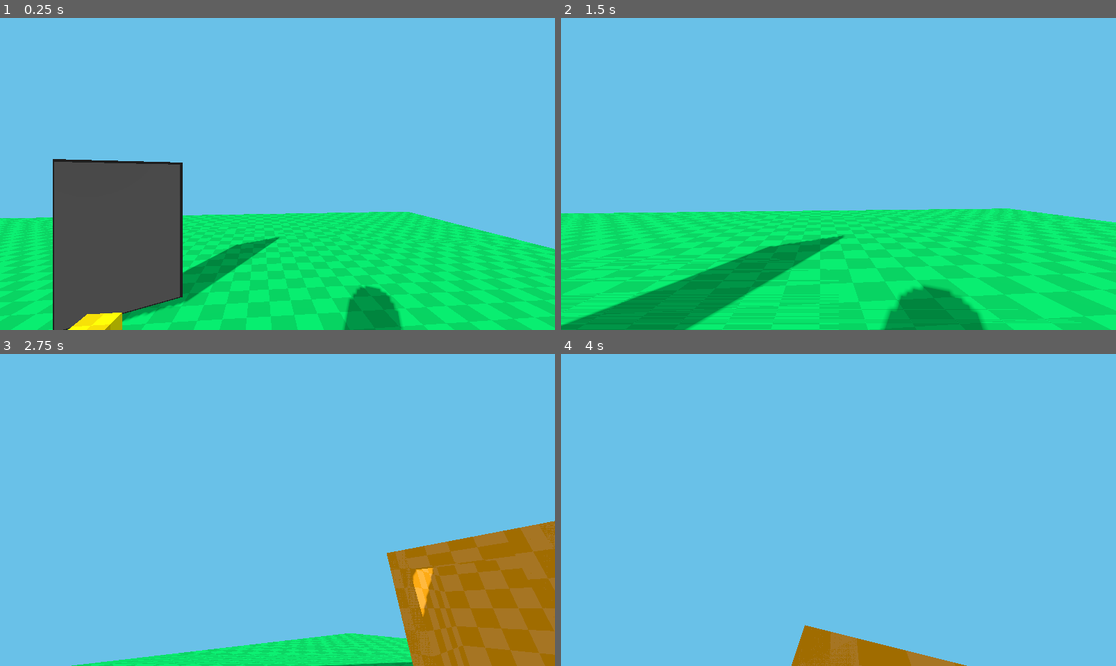
Above: before the commit, frames 1-4 (two rows, left to right).
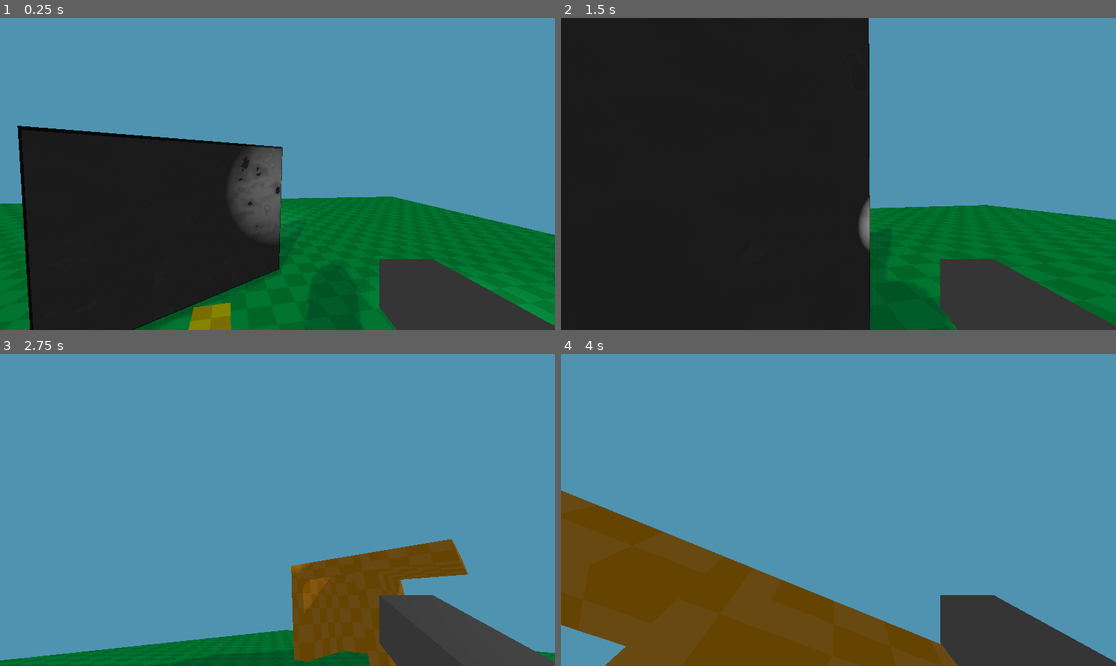
Above: after the commit, the same moments.

Repository: tripodsan/godot-mirror-test
Game: Godot game, scene res://world.tscn
The game is run twice, just before and just after one commit, with the same random seed, the same clock (stepped at 60 frames per second) and the same inputs.
Inputs (mouse positions are in pixels of both pictures, inside the frame that each line leads up to):
- Up to frame 1 (0.25 s): no input
- Up to frame 2 (1.5 s): tap Enter (capture) at 0.5, 1.35 s; move the mouse to (866, 174) at 0.52 s; hold W (move_forward) 0.53-1.28 s; hold Enter (capture) 0.53-1.28 s; tap Space (jump) at 0.77 s; move the mouse to (727, 189) at 1.27 s; hold S (move_backward) from 1.28 s (still down)
- Up to frame 3 (2.75 s): tap Space (jump) at 1.52 s; move the mouse to (288, 503) at 2.02 s; release S (move_backward) at 2.03 s; hold W (move_forward) from 2.03 s (still down); hold Enter (capture) from 2.03 s (still down)
- Up to frame 4 (4 s): keep holding W (move_forward); move the mouse to (810, 572) at 2.77 s; release Enter (capture) at 2.78 s; tap Enter (capture) at 2.85 s; click (810, 572) at 2.92 s; tap Space (jump) at 3.02, 3.77 s; move the mouse to (877, 513) at 3.52 s; hold Enter (capture) from 3.53 s (still down)

The runs differ from the first frame. In frame 1, 99% of the frame differs, in the area x 0-100%, y 0-100%; in frame 2, 100%; in frame 3, 100%; in frame 4, 100%.

Commit message:
adding light

Diff:
--- a/Mirror.gd
+++ b/Mirror.gd
@@ -8,6 +8,9 @@
 
 @export var tracking_camera:Camera3D
 
+@onready var fake_light: SpotLight3D = $light
+@export var light:SpotLight3D
+
 func _process(delta:float)->void:
   var default_cam:Camera3D = get_viewport().get_camera_3d()
 
@@ -17,16 +20,8 @@
   # set viewport to the size of the mirror face
   viewport.size = mirror_face.mesh.size * 400
 
-  # Set tint color
-  #mirror.get_active_material(0).set_shader_param("tint", MirrorColor)
-
-  # Set distortion texture
-  #mirror.get_active_material(0).set_shader_param("distort_tex", DistortionTexture)
-  # Set distortion strength
-  #mirror.get_active_material(0).set_shader_param("distort_strength", MirrorDistortion)
-
   # reflect the mirror camera to the opposite side of the mirror plane
-  var mirror_normal = mirror_face.global_transform.basis.z
+  var mirror_normal = mirror_face.global_basis.z
   var d = default_cam.global_position - mirror_face.global_position
   camera.global_position = mirror_face.global_position + d.bounce(mirror_normal)
 
@@ -34,12 +29,26 @@
   # we can't just use the mirrors normal, as it might be rotated.
   # so we look_at, using the up vector of the face
   var mirror_point = (camera.global_position + default_cam.global_position) / 2.0
-  camera.global_transform = camera.global_transform.looking_at(mirror_point, mirror_face.global_transform.basis.y)
+  camera.global_transform = camera.global_transform.looking_at(mirror_point, mirror_face.global_basis.y)
 
   # set the near clipping plane to the mirror face
   var near = camera.global_position.distance_to(mirror_point)
 
   # set the furstrum center to the center of the mirror
   var mirror_cam_local = camera.to_local(mirror_face.global_position)
-  var frostum_offset =  Vector2(mirror_cam_local.x, mirror_cam_local.y)
-  camera.set_frustum(mirror_face.mesh.size.y, frostum_offset, near, 10000)
+  var frustrum_offset =  Vector2(mirror_cam_local.x, mirror_cam_local.y)
+  camera.set_frustum(mirror_face.mesh.size.y, frustrum_offset, near, 10000)
+
+  # --------------- light
+  if fake_light and light:
+    # find intersection light/mirror
+    var p:Plane = Plane(mirror_normal, mirror_face.global_position)
+    var i = p.intersects_ray(light.global_position, -light.global_basis.z)
+    if i:
+      # reflect on mirror
+      d = light.global_position - i
+      var direction = d.bounce(mirror_normal)
+      fake_light.global_position = i + direction
+
+      # orient light to the reflected direction of the global light
+      fake_light.global_transform = fake_light.global_transform.looking_at(fake_light.global_position + direction, Vector3.UP, true)
--- a/world.tscn
+++ b/world.tscn
@@ -1,15 +1,27 @@
-[gd_scene load_steps=23 format=3 uid="uid://ga4brol6kes6"]
+[gd_scene load_steps=29 format=3 uid="uid://ga4brol6kes6"]
 
 [ext_resource type="Shader" uid="uid://dtq8vkrpvuqfj" path="res://gridmaterial.tres" id="1_78mpy"]
 [ext_resource type="PackedScene" uid="uid://doh0w0if3r85g" path="res://character.tscn" id="2_7bd7c"]
 [ext_resource type="Script" path="res://animation.gd" id="3_w4bpu"]
 [ext_resource type="Script" path="res://Mirror.gd" id="4_stm66"]
 
+[sub_resource type="StandardMaterial3D" id="StandardMaterial3D_7sq5l"]
+emission_enabled = true
+emission = Color(1, 1, 1, 1)
+emission_energy_multiplier = 1.7
+
+[sub_resource type="QuadMesh" id="QuadMesh_2c2u2"]
+material = SubResource("StandardMaterial3D_7sq5l")
+flip_faces = true
+size = Vector2(0.1, 0.1)
+
 [sub_resource type="Environment" id="Environment_g3bud"]
 background_mode = 1
 background_color = Color(0.411765, 0.756863, 0.909804, 1)
+background_energy_multiplier = 0.76
 ambient_light_source = 2
 ambient_light_color = Color(0.652179, 0.65218, 0.652179, 1)
+ambient_light_energy = 0.37
 
 [sub_resource type="ShaderMaterial" id="ShaderMaterial_vd2np"]
 render_priority = 0
@@ -94,15 +106,39 @@
 [sub_resource type="ViewportTexture" id="ViewportTexture_6nbby"]
 viewport_path = NodePath("Mirror/viewport")
 
+[sub_resource type="FastNoiseLite" id="FastNoiseLite_5cf4n"]
+noise_type = 2
+frequency = 0.0061
+
+[sub_resource type="NoiseTexture2D" id="NoiseTexture2D_yf7uh"]
+noise = SubResource("FastNoiseLite_5cf4n")
+
+[sub_resource type="FastNoiseLite" id="FastNoiseLite_y10he"]
+noise_type = 0
+seed = 2
+frequency = 0.0085
+
+[sub_resource type="NoiseTexture2D" id="NoiseTexture2D_hhcru"]
+noise = SubResource("FastNoiseLite_y10he")
+
 [sub_resource type="StandardMaterial3D" id="StandardMaterial3D_6pchx"]
 resource_local_to_scene = true
 albedo_texture = SubResource("ViewportTexture_6nbby")
+normal_enabled = true
+normal_texture = SubResource("NoiseTexture2D_hhcru")
+rim = 0.0
+rim_tint = 0.75
+clearcoat_roughness = 0.6
+heightmap_texture = SubResource("NoiseTexture2D_yf7uh")
+backlight = Color(0.705906, 0.656976, 0.154542, 1)
+disable_receive_shadows = true
+grow_amount = 0.703
 
 [sub_resource type="QuadMesh" id="QuadMesh_kfnvc"]
 resource_local_to_scene = true
 material = SubResource("StandardMaterial3D_6pchx")
 flip_faces = true
-size = Vector2(2, 3)
+size = Vector2(4, 3)
 
 [sub_resource type="StandardMaterial3D" id="StandardMaterial3D_xd770"]
 albedo_color = Color(0.142256, 0.142256, 0.142256, 1)
@@ -110,23 +146,39 @@
 [node name="World" type="Node3D"]
 
 [node name="character" parent="." instance=ExtResource("2_7bd7c")]
-transform = Transform3D(0.996372, -2.96942e-08, -0.0851038, 2.98023e-08, 1, 0, 0.0851038, -2.53626e-09, 0.996372, 3.27788, 2.82359, 0.275099)
+transform = Transform3D(0.974862, -0.0524351, -0.216551, 0.124483, 0.934255, 0.334174, 0.184791, -0.352731, 0.917296, 1.15345, 2.77877, -0.0579671)
 
 [node name="Camera3D" parent="character" index="2"]
 transform = Transform3D(1, -2.93099e-14, -2.98023e-08, 1.33227e-15, 1, -2.39808e-14, 2.98023e-08, -8.88178e-16, 1, 0, 1.5, 0)
 
-[node name="RayCast3D" type="RayCast3D" parent="character/Camera3D" index="0"]
+[node name="CSGBox3D" type="CSGBox3D" parent="character/Camera3D" index="0"]
+transform = Transform3D(1, -2.91434e-16, 0, -3.33067e-16, 1, -1.74083e-13, 0, 0, 1, 0.414, -0.350986, -0.333207)
+size = Vector3(0.171997, 0.153809, 0.642334)
+
+[node name="SpotLight3D" type="SpotLight3D" parent="character/Camera3D/CSGBox3D"]
+transform = Transform3D(0.996372, 2.98023e-08, 0.0851038, -2.96942e-08, 1, -2.53616e-09, -0.0851038, 4.16295e-14, 0.996372, -0.0366857, 1.09326e-09, -0.429506)
+light_energy = 2.981
+spot_range = 13.459
+spot_attenuation = 0.53
+spot_angle = 18.43
+
+[node name="RayCast3D" type="RayCast3D" parent="character/Camera3D/CSGBox3D/SpotLight3D"]
+transform = Transform3D(1, -2.09555e-15, 7.45058e-09, -3.19189e-16, 1, 2.22045e-16, 0, -2.22045e-16, 1, 0, 0, 0)
 target_position = Vector3(0, 0, -5)
 collide_with_bodies = false
 debug_shape_custom_color = Color(0.733333, 0, 0, 1)
 debug_shape_thickness = 5
 
+[node name="MeshInstance3D" type="MeshInstance3D" parent="character/Camera3D/CSGBox3D"]
+transform = Transform3D(1, 0, 0, 0, 1, 0, 0, 0, 1, 0, 0, -0.322488)
+mesh = SubResource("QuadMesh_2c2u2")
+
 [node name="WorldEnvironment" type="WorldEnvironment" parent="."]
 environment = SubResource("Environment_g3bud")
 
 [node name="DirectionalLight3D" type="DirectionalLight3D" parent="WorldEnvironment"]
 transform = Transform3D(0.866025, 0.25, -0.433013, 0, 0.866026, 0.5, 0.5, -0.433013, 0.75, -0.170104, 6.19642, 0.294629)
-light_energy = 0.25
+light_energy = 0.021
 shadow_enabled = true
 
 [node name="CSGBox3D10" type="CSGBox3D" parent="."]
@@ -309,9 +361,24 @@
 transform = Transform3D(1, -8.47033e-22, 2.98023e-08, 0, 1, 3.72529e-09, 0, 3.72529e-09, 1, 0, 0, 0)
 size = Vector3(3, 0.5, 3)
 
-[node name="Mirror" type="Node3D" parent="."]
+[node name="Mirror" type="Node3D" parent="." node_paths=PackedStringArray("light")]
 transform = Transform3D(0.897259, 0, 0.441506, 0, 1, 0, -0.441506, 0, 0.897259, 0.565858, 2.71178, -4.06714)
 script = ExtResource("4_stm66")
+light = NodePath("../character/Camera3D/CSGBox3D/SpotLight3D")
+
+[node name="light" type="SpotLight3D" parent="Mirror"]
+transform = Transform3D(-0.82581, 0.193747, -0.529622, 0, 0.939133, 0.343555, 0.563948, 0.283711, -0.775545, -0.361625, 0.932557, -3.13657)
+light_energy = 2.981
+spot_range = 13.459
+spot_attenuation = 0.53
+spot_angle = 18.43
+
+[node name="RayCast3D2" type="RayCast3D" parent="Mirror/light"]
+transform = Transform3D(1, 0, 8.9407e-08, 0, 1, 0, -8.9407e-08, 0, 1, 0, 0, 0)
+target_position = Vector3(0, 0, -5)
+collide_with_bodies = false
+debug_shape_custom_color = Color(0.733333, 0, 0, 1)
+debug_shape_thickness = 5
 
 [node name="mirror_face" type="MeshInstance3D" parent="Mirror"]
 transform = Transform3D(-1, 0, -1.50996e-07, 0, 1, 0, 1.50996e-07, 0, -1, 0, 0, 0)
@@ -321,24 +388,18 @@
 [node name="CSGBox3D" type="CSGBox3D" parent="Mirror/mirror_face"]
 transform = Transform3D(1, 0, 0, 0, 1, 0, 0, 0, 1, -0.0135775, 0, 0.101946)
 layers = 2
-size = Vector3(2.1, 3.1, 0.1)
+size = Vector3(4.1, 3.1, 0.1)
 material = SubResource("StandardMaterial3D_xd770")
 
 [node name="viewport" type="SubViewport" parent="Mirror"]
-size = Vector2i(800, 1200)
+size = Vector2i(1600, 1200)
 
 [node name="camera" type="Camera3D" parent="Mirror/viewport"]
-transform = Transform3D(-0.897258, 0, -0.441506, 0, 1, 0, 0.441506, 0, -0.897258, -1.21973, 4.32359, -8.86525)
+transform = Transform3D(-0.897258, 0, -0.441506, 0, 1, 0, 0.441506, 0, -0.897258, -1.88085, 4.18016, -6.59373)
 projection = 2
 size = 3.0
-frustum_offset = Vector2(0.516261, -1.61181)
-near = 5.09349
+frustum_offset = Vector2(-1.07982, -1.46838)
+near = 3.34723
 far = 10000.0
 
-[node name="RayCast3D2" type="RayCast3D" parent="Mirror/viewport/camera"]
-target_position = Vector3(0, 0, -5)
-collide_with_bodies = false
-debug_shape_custom_color = Color(0.733333, 0, 0, 1)
-debug_shape_thickness = 5
-
 [editable path="character"]
